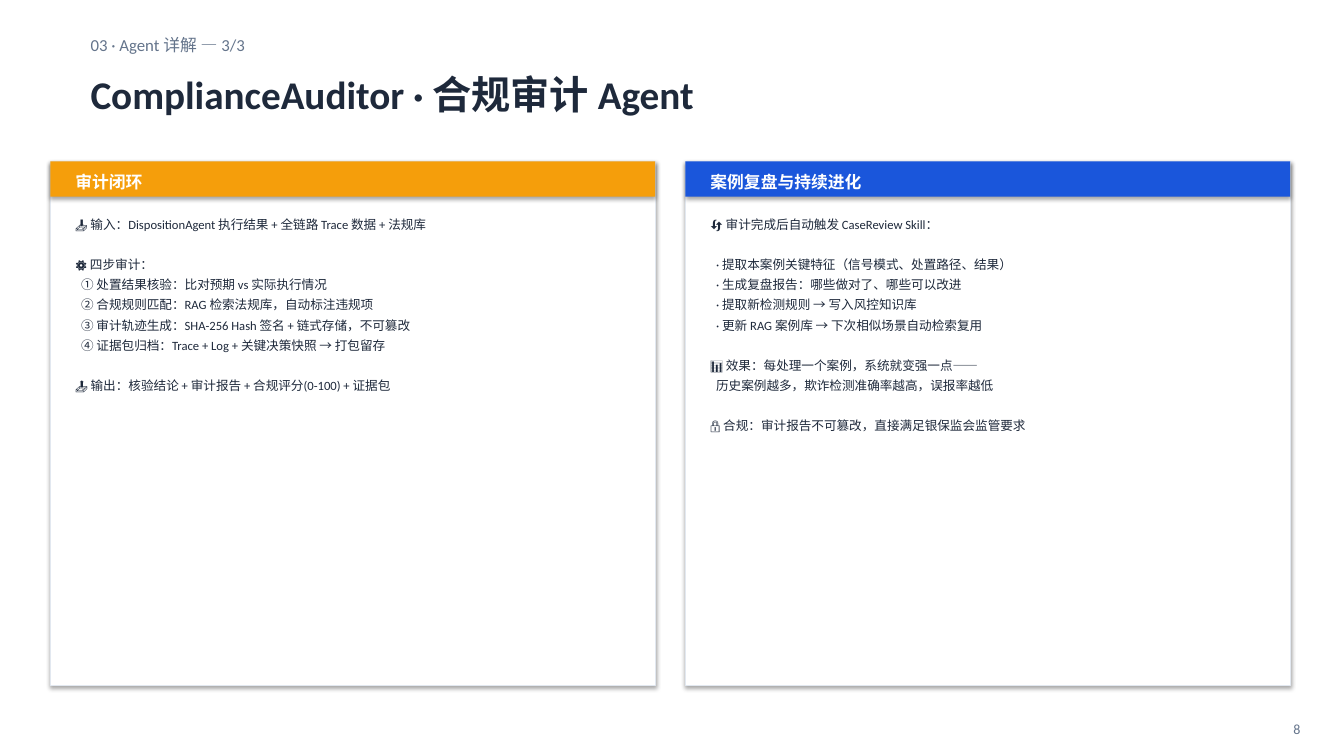
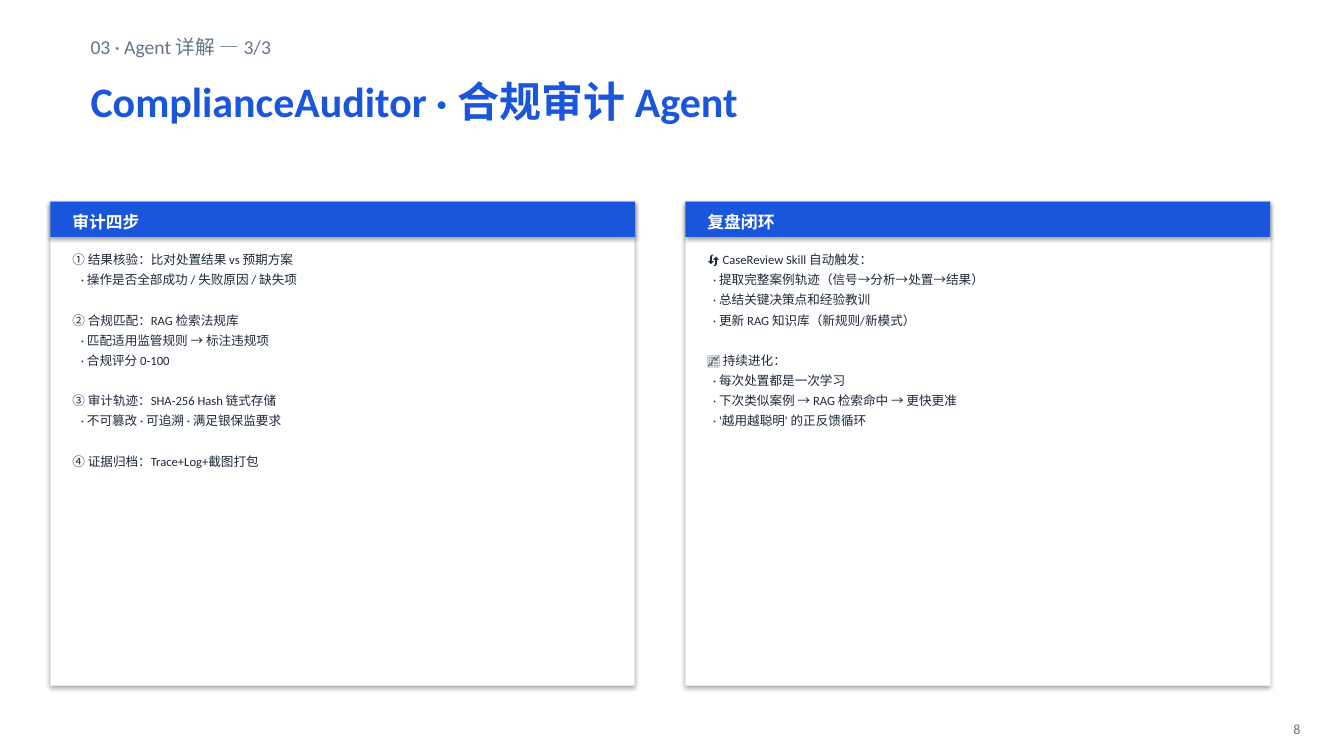
Before and after one commit to 1Adalt/finco-pilot, a slide deck: slide 8 of v2-3agent/FinCopilot初赛方案-3Agent.pptx. Drawn at 1344x756 pixels with LibreOffice and Linux fonts; fonts in the diff are those of the drawing. Boxes give left, top, right and bottom in pixels: in the first picture for what was removed or moved away, otherwise in the second. Text is boxed around its words. In the diff, an @@ line names an element or a change of style, - is before the commit and + after.

Commit message:
feat: 补强 PPT(19页) + README运行证据 — Skill失败处理/可观测/MCP契约/4项能力

```diff
--- a/v2-3agent/FinCopilot初赛方案-3Agent.pptx
+++ b/v2-3agent/FinCopilot初赛方案-3Agent.pptx
@@ text "03 · Agent 详解 — ..." at (91, 37, 271, 58): size 12 to 14 pt @@
@@ text "ComplianceAuditor · 合规审计 Agent" at (91, 81, 738, 124): size 28 to 30 pt, text colour #1E293B to #1A56DB @@
@@ rectangle: place and size @@
-rectangle at (50, 161, 655, 686)
+rectangle at (50, 202, 635, 686)
@@ rectangle: place and size @@
-rectangle at (50, 161, 655, 197)
+rectangle at (50, 202, 635, 237)
@@ rectangle at (50, 202, 635, 237): fill #F59E0B to #1A56DB @@
@@ rectangle: place and size @@
-rectangle at (686, 161, 1291, 686)
+rectangle at (686, 202, 1270, 686)
@@ rectangle: place and size @@
-rectangle at (686, 161, 1291, 197)
+rectangle at (686, 202, 1270, 237)
@@ text at (72, 213, 139, 230): text changed @@
-审计闭环
+审计四步
@@ text at (707, 214, 774, 230): text changed @@
-案例复盘与持续进化
+复盘闭环
@@ text at (72, 253, 293, 265): text changed @@
-📥 输入：DispositionAgent 执行结果 + 全链路 Trace 数据 + 法规库
+① 结果核验：比对处置结果 vs 预期方案
@@ text removed at (90, 258, 153, 270) @@
-⚙️ 四步审计：
@@ text at (723, 253, 872, 265): text changed @@
-🔄 审计完成后自动触发 CaseReview Skill：
+🔄 CaseReview Skill 自动触发：
@@ text added at (87, 273, 297, 285), 9 pt, text #1E293B @@
+· 操作是否全部成功 / 失败原因 / 缺失项
@@ text at (719, 273, 984, 285): text changed @@
-· 提取本案例关键特征（信号模式、处置路径、结果）
+· 提取完整案例轨迹（信号→分析→处置→结果）
@@ text at (719, 293, 870, 305): text changed @@
-· 提取新检测规则 → 写入风控知识库
+· 总结关键决策点和经验教训
@@ text removed at (722, 278, 961, 290) @@
-· 生成复盘报告：哪些做对了、哪些可以改进
@@ text at (72, 314, 239, 326): text changed @@
-① 处置结果核验：比对预期 vs 实际执行情况
+② 合规匹配：RAG 检索法规库
@@ text at (719, 314, 916, 326): text changed @@
-· 更新 RAG 案例库 → 下次相似场景自动检索复用
+· 更新 RAG 知识库（新规则/新模式）
@@ text at (87, 334, 269, 346): text changed @@
-② 合规规则匹配：RAG 检索法规库，自动标注违规项
+· 匹配适用监管规则 → 标注违规项
@@ text at (87, 354, 169, 366): text changed @@
-📤 输出：核验结论 + 审计报告 + 合规评分(0-100) + 证据包
+· 合规评分 0-100
@@ text at (723, 354, 786, 366): text changed @@
-📊 效果：每处理一个案例，系统就变强一点——
+📈 持续进化：
@@ text at (719, 374, 845, 386): text changed @@
-历史案例越多，欺诈检测准确率越高，误报率越低
+· 每次处置都是一次学习
@@ text at (72, 394, 276, 406): text changed @@
-③ 审计轨迹生成：SHA-256 Hash 签名 + 链式存储，不可篡改
+③ 审计轨迹：SHA-256 Hash 链式存储
@@ text added at (87, 414, 281, 426), 9 pt, text #1E293B @@
+· 不可篡改 · 可追溯 · 满足银保监要求
@@ text at (719, 414, 867, 426): text changed @@
-🔒 合规：审计报告不可篡改，直接满足银保监会监管要求
+· '越用越聪明' 的正反馈循环
@@ text added at (719, 394, 956, 406), 9 pt, text #1E293B @@
+· 下次类似案例 → RAG 检索命中 → 更快更准
@@ text at (72, 455, 259, 468): text changed @@
-④ 证据包归档：Trace + Log + 关键决策快照 → 打包留存
+④ 证据归档：Trace+Log+截图打包
```
Also in this commit, not shown: 13 other slides changed, 5 slides added, 3 slides removed, 2 other files.
